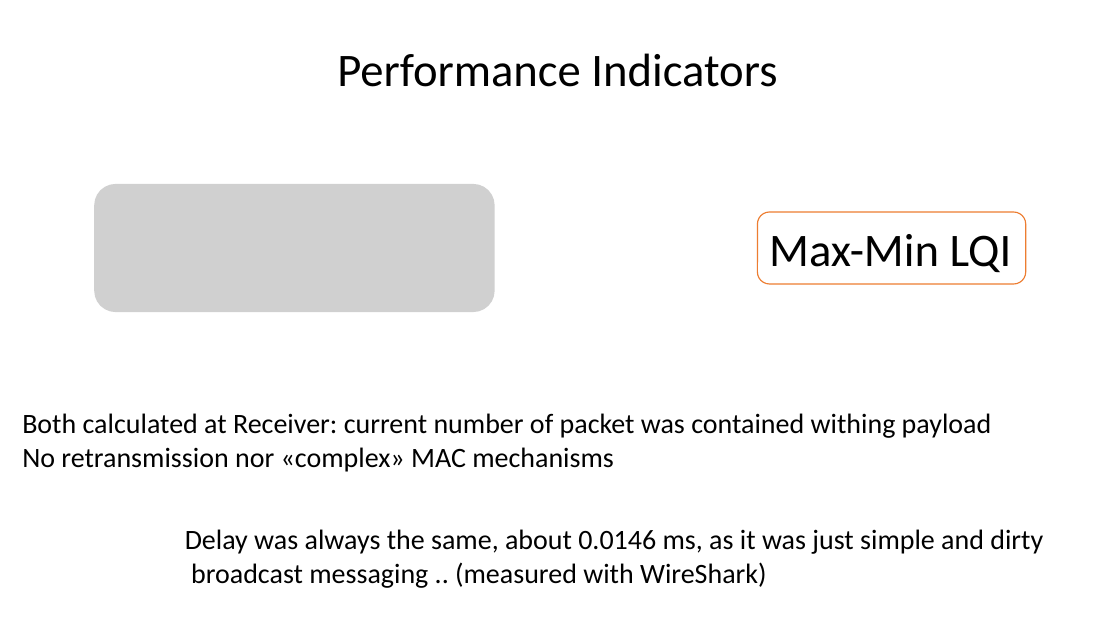
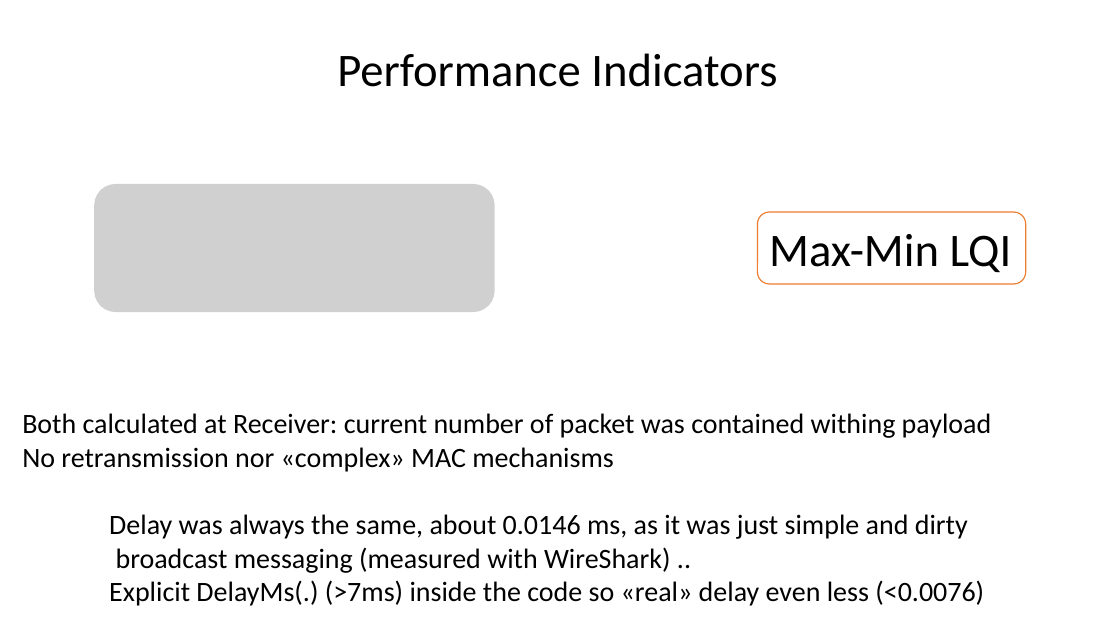
Before and after one commit to DonBrus/WSNBP, a slide deck: slide 7 of Pitch.pptx. Drawn at 1120x630 pixels with LibreOffice and Linux fonts; fonts in the diff are those of the drawing; grey boxes stand for pictures; background and template pictures are left out. Boxes give left, top, right and bottom in pixels: in the first picture for what was removed or moved away, otherwise in the second. Text is boxed around its words. In the diff, an @@ line names an element or a change of style, - is before the commit and + after.

```diff
--- a/Pitch.pptx
+++ b/Pitch.pptx
@@ text "Delay was always the same, ...": place and size @@
-text "Delay was always the same, ..." at box(185, 529, 1043, 588)
+text "Delay was always the same, ..." at box(109, 514, 984, 606)
@@ text at box(109, 547, 984, 606): text changed @@
-broadcast messaging .. (measured with WireShark)
+broadcast messaging (measured with WireShark) ..
+Explicit DelayMs(.) (>7ms) inside the code so «real» delay even less (<0.0076)
```
